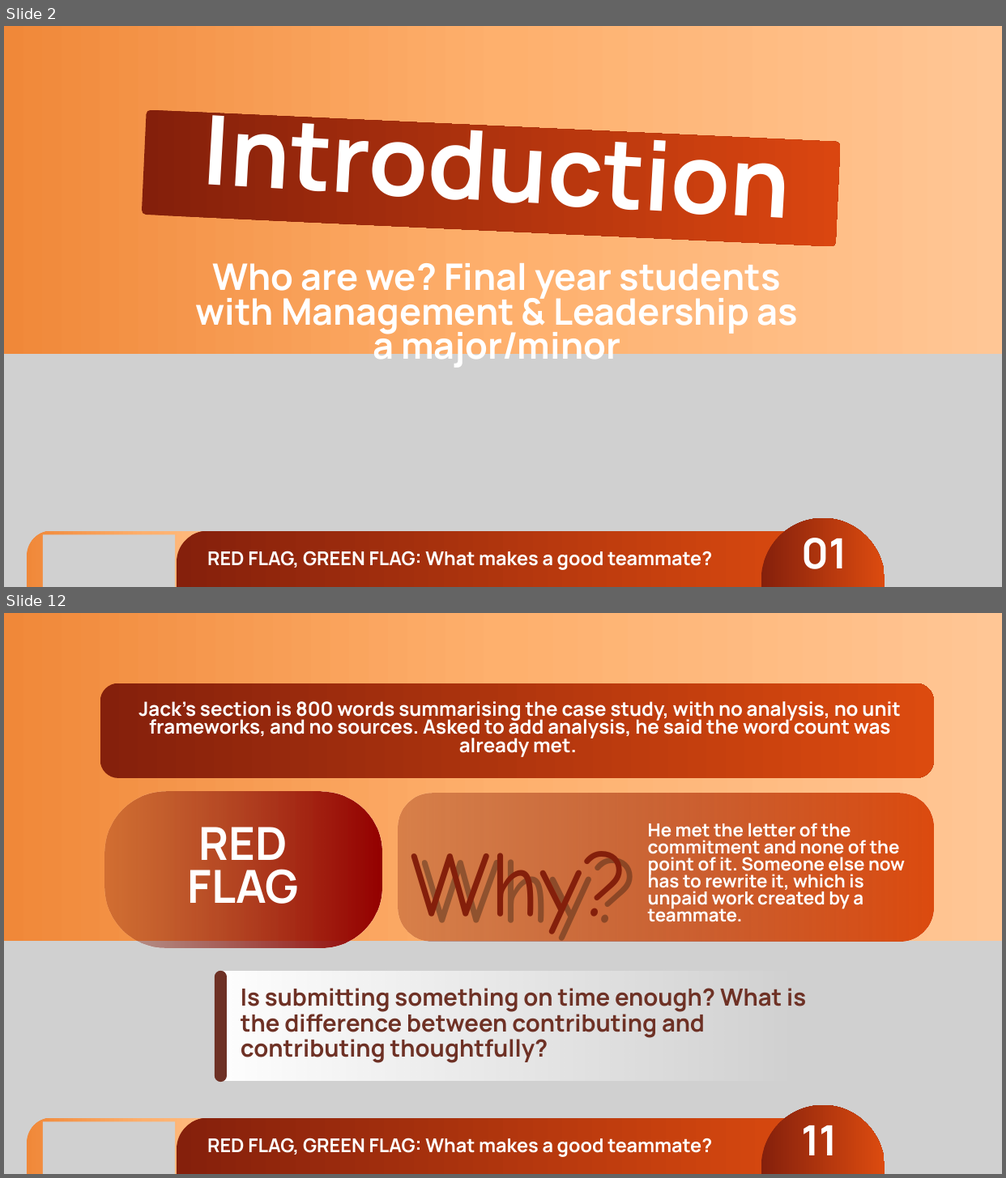
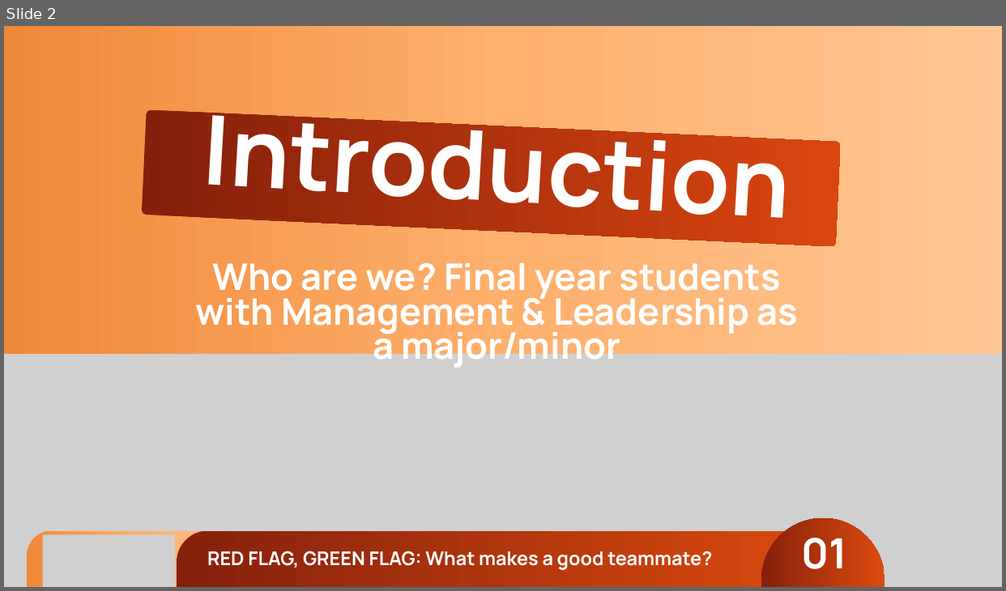
Before and after one commit to joetherockhey/Class-Allocation, a slide deck: assets/red-flag-green-flag.pptx. Shown one above the other, each under a label of ours: slides 2 and 12 before the commit, slide 2 after it; the slides between them are not shown. The pictures are 1006x1178 and 1006x591 pixels, drawn with LibreOffice and Linux fonts; fonts in the diff are those of the drawing; grey boxes stand for pictures; background and template pictures are left out. Boxes give left, top, right and bottom in pixels: in the first picture for what was removed or moved away, otherwise in the second. Text is boxed around its words. In the diff, an @@ line names an element or a change of style, - is before the commit and + after.

```diff
--- a/assets/red-flag-green-flag.pptx
+++ b/assets/red-flag-green-flag.pptx
@@ slide 12 removed at <box>4,613,1002,1174</box>, background picture (left out) @@
@@ freeform shape removed at <box>100,683,934,778</box> @@
@@ text removed at <box>138,701,900,757</box> @@
-Jack’s section is 800 words summarising the case study, with no analysis, no unit frameworks, and no sources. Asked to add analysis, he said the word count was already met.
@@ freeform shape removed at <box>104,791,381,948</box> @@
@@ freeform shape removed at <box>398,793,934,941</box> @@
@@ text removed at <box>188,827,299,904</box> @@
-RED FLAG
@@ text removed at <box>648,823,905,922</box> @@
-He met the letter of the commitment and none of the point of it. Someone else now has to rewrite it, which is unpaid work created by a teammate.
@@ text removed at <box>411,851,629,944</box> @@
-Why?
@@ text removed at <box>421,851,639,952</box> @@
-Why?
@@ picture removed at <box>4,941,1002,1174</box> @@
@@ freeform shape removed at <box>215,971,227,1082</box> @@
@@ freeform shape removed at <box>222,971,802,1080</box> @@
@@ text removed at <box>241,988,806,1063</box> @@
-Is submitting something on time enough? What is the difference between contributing and contributing thoughtfully?
@@ freeform shape removed at <box>27,1118,266,1174</box> @@
@@ picture removed at <box>43,1122,175,1174</box> @@
@@ freeform shape removed at <box>177,1118,829,1174</box> @@
@@ freeform shape removed at <box>761,1105,884,1174</box> @@
@@ text removed at <box>207,1138,712,1157</box> @@
-RED FLAG, GREEN FLAG: What makes a good teammate?
@@ text removed at <box>801,1126,837,1156</box> @@
-11
```
Also in this commit, not shown: 16 slides changed, 8 slides added, 19 other slides removed, 3 other files.
